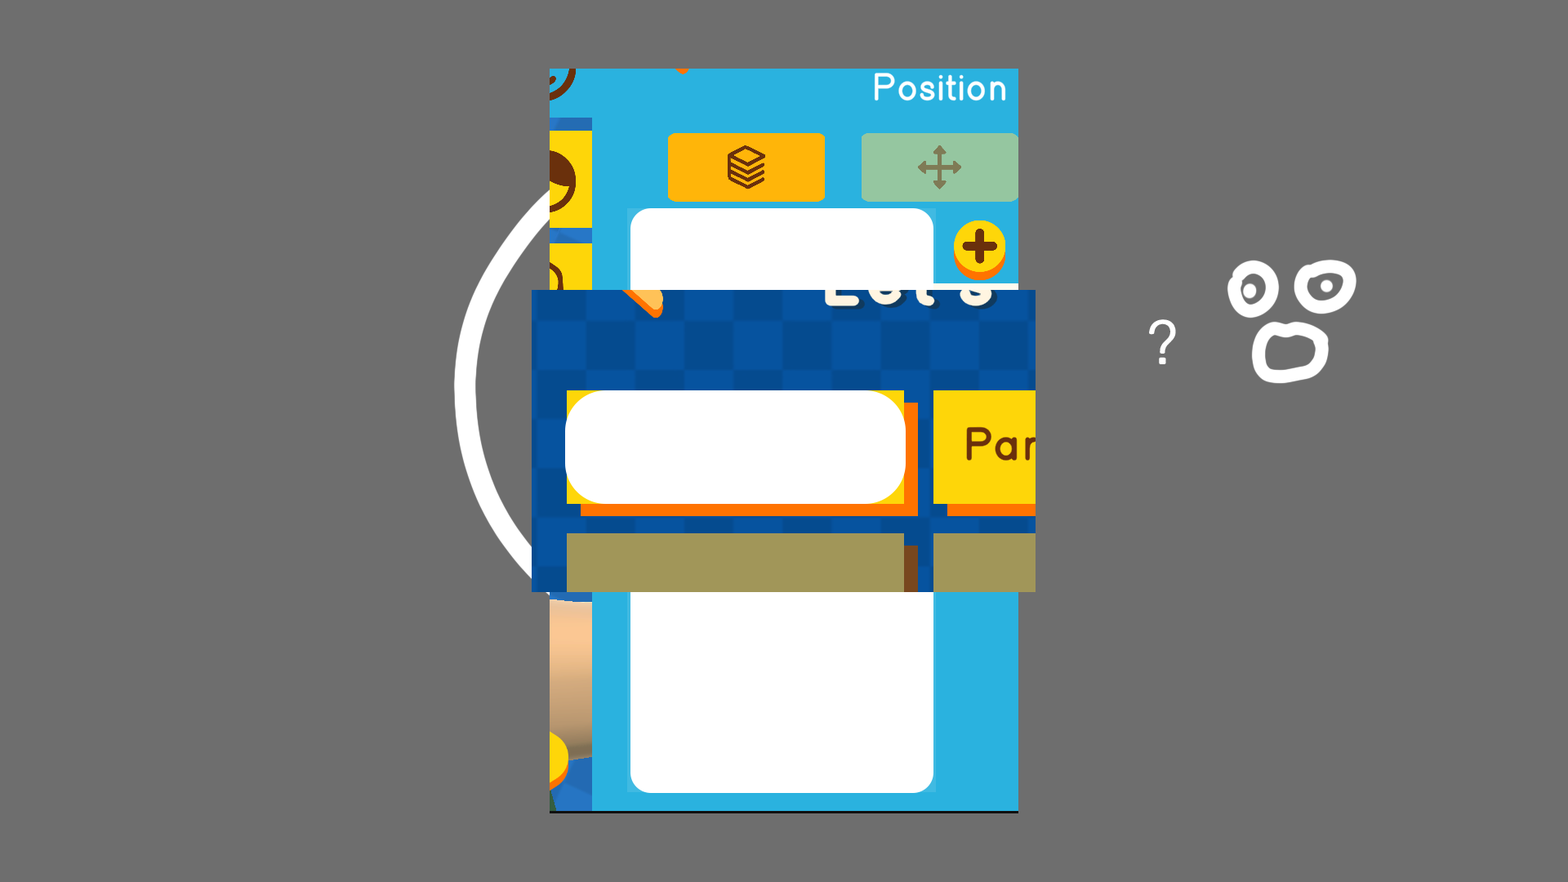
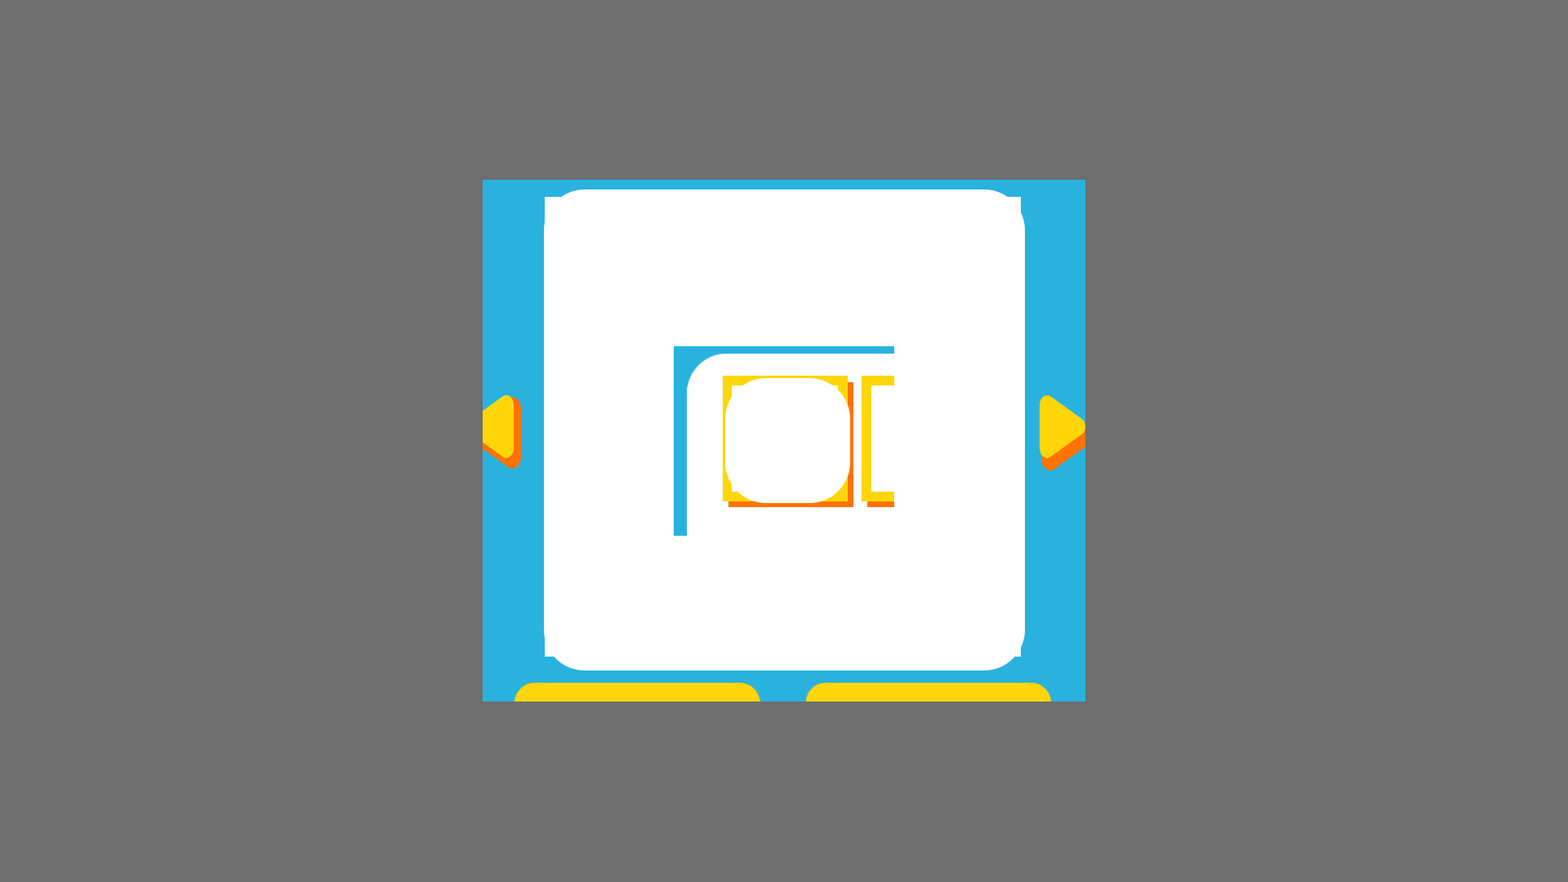
Before/after of a 1568px x 882px layered artwork. What changed in the layer stack:
added group "main base hair" with 4 layers above "misc" over [482, 179, 1086, 702]
added layer "Rectangle 26" in group "main base hair" over [725, 378, 851, 504]
added layer "Layer 37" in group "main base hair" over [673, 346, 895, 536]
added layer "Rectangle 25" in group "main base hair" over [543, 189, 1025, 671]
added layer "Layer 36" in group "main base hair" over [482, 179, 1086, 702]
hid group "misc" (11 layers) over [531, 68, 1358, 814]
painted on "Rectangle 24" over [565, 390, 906, 504]
painted on "Rectangle 23" over [630, 208, 934, 793]
hid group "cameraButtons" (7 layers) over [453, 87, 1003, 701]